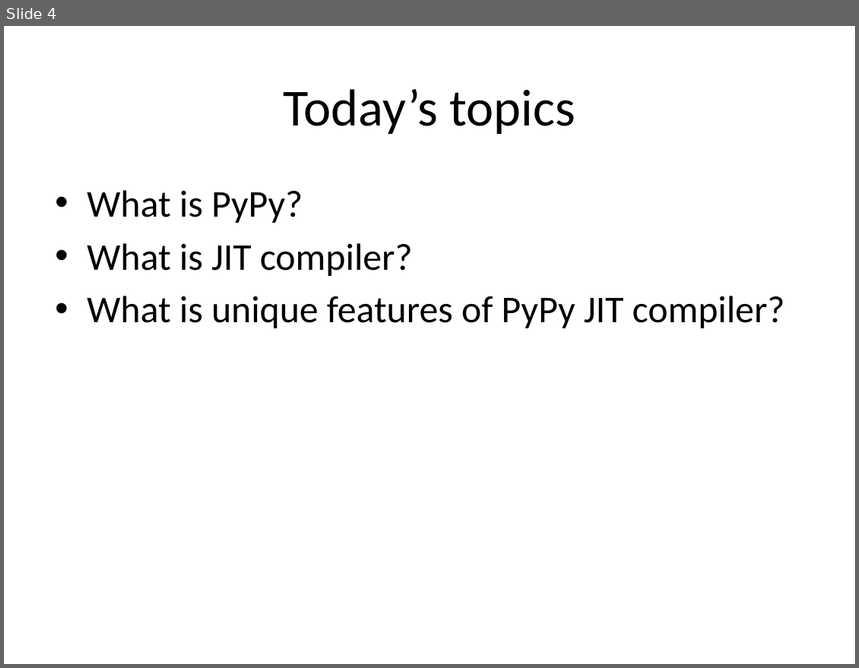
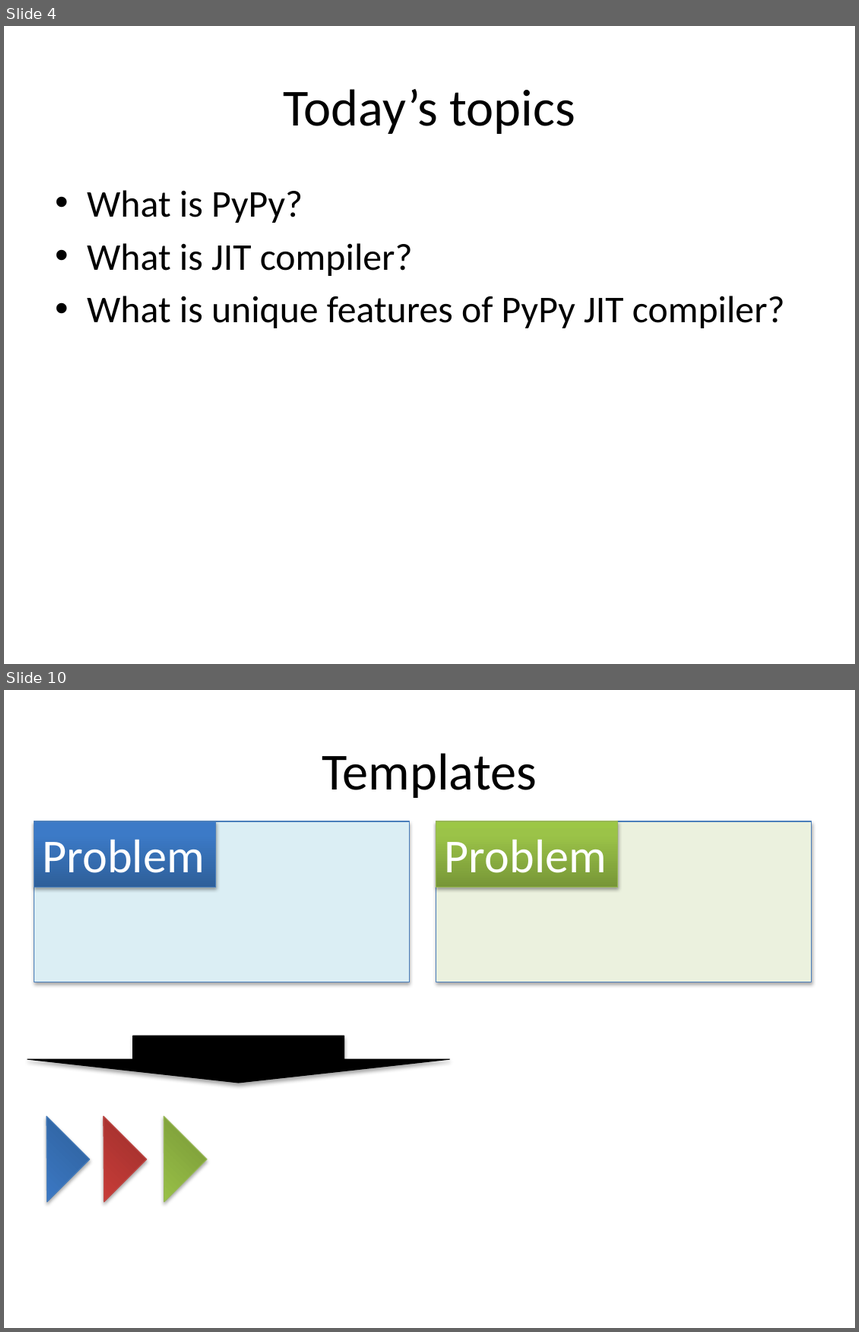
Before and after one commit to ryotaro/pyconjp2012slide, a slide deck: master/Fundamental Technologies Used in PyPy JIT Compiler.pptx. Shown one above the other, each under a label of ours: slide 4 before the commit, slides 4 and 10 after it; the slides between them are not shown. The pictures are 859x668 and 859x1332 pixels, drawn with LibreOffice and Linux fonts; fonts in the diff are those of the drawing. Boxes give left, top, right and bottom in pixels: in the first picture for what was removed or moved away, otherwise in the second. Text is boxed around its words. In the diff, an @@ line names an element or a change of style, - is before the commit and + after.

```diff
--- a/master/Fundamental Technologies Used in PyPy JIT Compiler.pptx
+++ b/master/Fundamental Technologies Used in PyPy JIT Compiler.pptx
@@ slide 10 added at [4, 690, 855, 1328], background #FFFFFF @@
@@ title added at [322, 753, 537, 798], 44 pt, text #000000 @@
+Templates
@@ rectangle added at [34, 822, 409, 983], fill #DBEEF4, outline #4B7EBC 0.75 pt @@
@@ rectangle added at [34, 822, 215, 888], fill gradient #2F5F99 to #3D7CC7 to #3A7CCB, outline #4B7EBC 0.75 pt, 40 pt, text #FFFFFF @@
+Problem
@@ rectangle added at [436, 822, 812, 983], fill #EBF1DE, outline #4B7EBC 0.75 pt @@
@@ rectangle added at [436, 822, 618, 888], fill gradient #779737 to #9BC348 to #9DC746, outline #98B955 0.75 pt, 40 pt, text #FFFFFF @@
+Problem
@@ down arrow added at [28, 1036, 450, 1082], fill #000000, outline #000000 0.75 pt @@
@@ right triangle added at [4, 1116, 91, 1202], fill gradient #2F5F99 to #3D7CC7 to #3A7CCB, outline #4B7EBC 0.75 pt @@
@@ right triangle added at [60, 1116, 147, 1202], fill gradient #9C2F2D to #CB3E3A to #CE3B37, outline #BF4C48 0.75 pt @@
@@ right triangle added at [121, 1116, 207, 1202], fill gradient #779737 to #9BC348 to #9DC746, outline #98B955 0.75 pt @@
```
Also in this commit, not shown: 1 slide changed, 7 other slides added, 1 other file.
